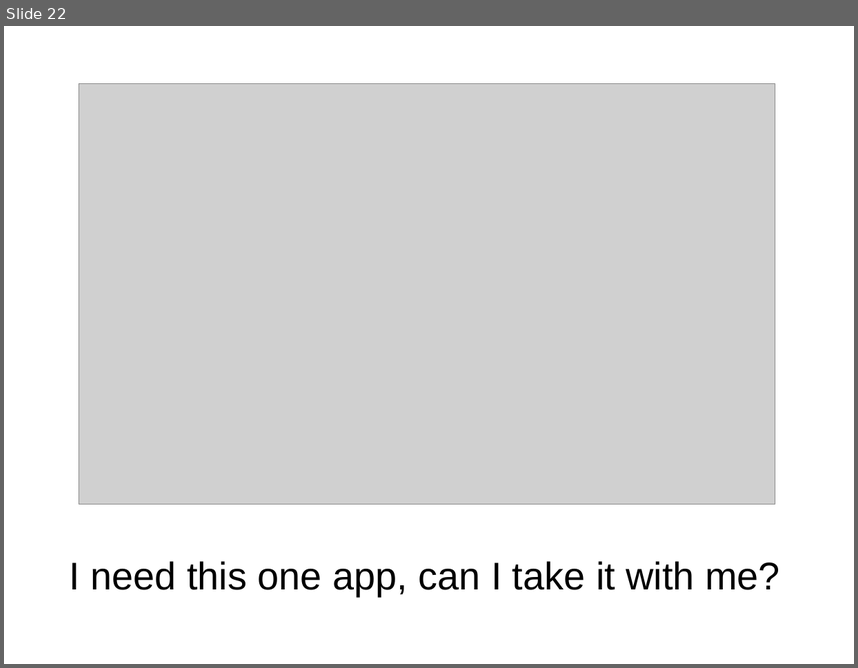
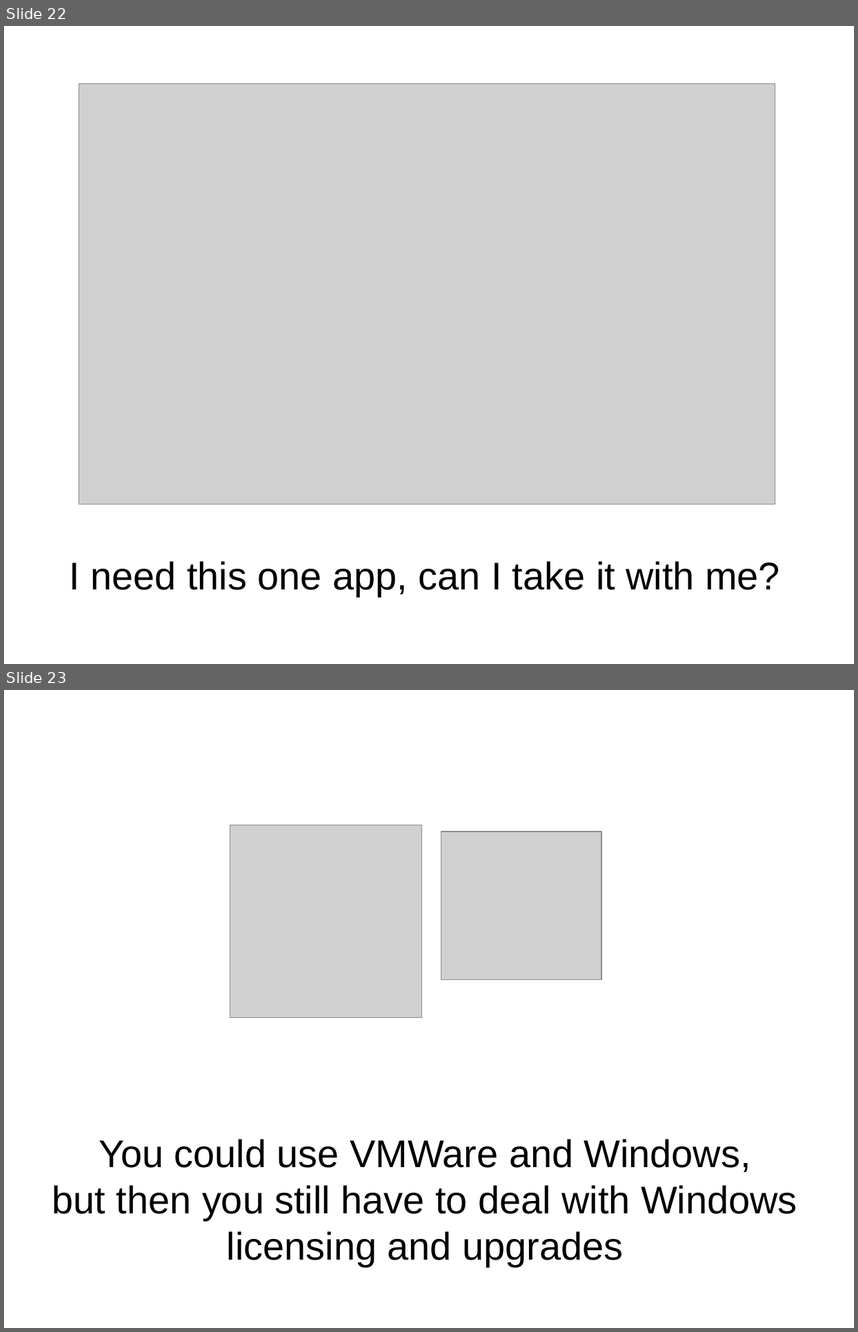
Before and after one commit to Winetricks/winezeug, a slide deck: cebit2009/talk.odp. Shown one above the other, each under a label of ours: slide 22 before the commit, slides 22 and 23 after it. The pictures are 858x668 and 858x1332 pixels, drawn with LibreOffice and Linux fonts; fonts in the diff are those of the drawing; grey boxes stand for pictures. Boxes give left, top, right and bottom in pixels: in the first picture for what was removed or moved away, otherwise in the second. Text is boxed around its words. In the diff, an @@ line names an element or a change of style, - is before the commit and + after.

```diff
--- a/cebit2009/talk.odp
+++ b/cebit2009/talk.odp
@@ slide 23 added at (4, 690, 854, 1328), background #FFFFFF @@
@@ picture added at (230, 825, 421, 1018) @@
@@ picture added at (441, 831, 602, 979) @@
@@ title added at (52, 1138, 797, 1266), 36 pt, text #000000 @@
+You could use VMWare and Windows,
+but then you still have to deal with Windows licensing and upgrades
```
Also in this commit, not shown: 2 other slides added, 3 other files.
